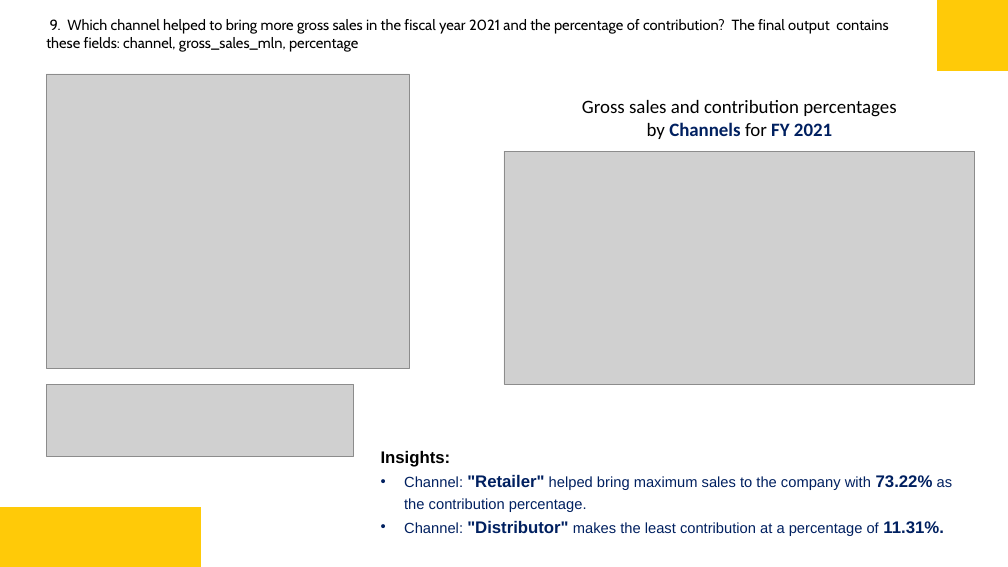
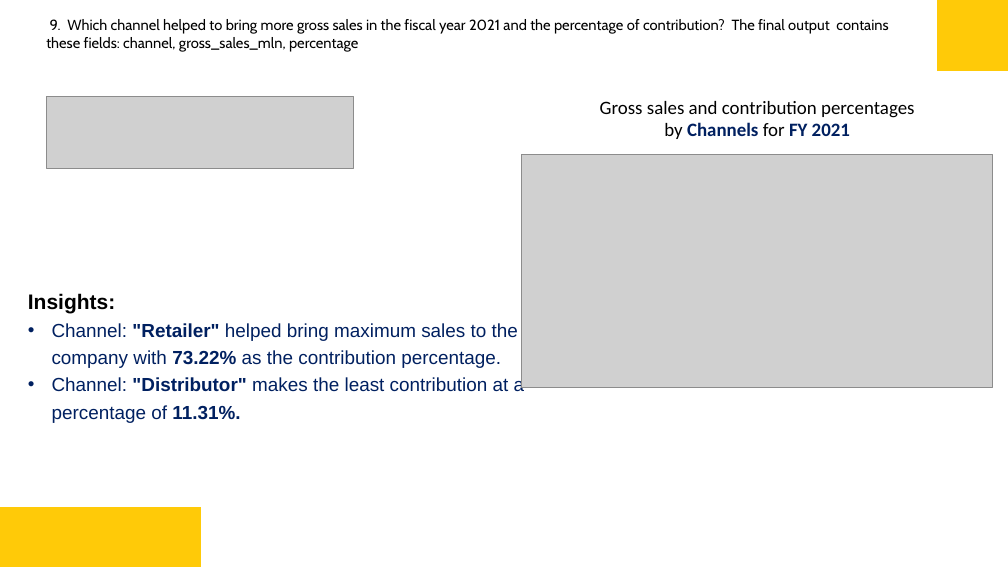
Before and after one commit to saksham77ang/Atliq-consumer-goods, a slide deck: slide 16 of Consumer Goods SQl Powerbi Project.pptx. Drawn at 1008x567 pixels with LibreOffice and Linux fonts; fonts in the diff are those of the drawing; grey boxes stand for pictures. Boxes give left, top, right and bottom in pixels: in the first picture for what was removed or moved away, otherwise in the second. Text is boxed around its words. In the diff, an @@ line names an element or a change of style, - is before the commit and + after.

```diff
--- a/Consumer Goods SQl Powerbi Project.pptx
+++ b/Consumer Goods SQl Powerbi Project.pptx
@@ picture removed at (x1=46, y1=74, x2=409, y2=369) @@
@@ picture moved from (x1=46, y1=384, x2=353, y2=456) to (x1=46, y1=96, x2=353, y2=168) @@
@@ text "Gross sales and contribution percentages ..." moved from (x1=582, y1=100, x2=896, y2=139) to (x1=600, y1=101, x2=914, y2=139) @@
@@ picture moved from (x1=504, y1=151, x2=975, y2=384) to (x1=522, y1=154, x2=993, y2=387) @@
@@ text "Insights:" moved from (x1=381, y1=451, x2=953, y2=536) to (x1=28, y1=293, x2=525, y2=423) @@
@@ text "Insights:" at (x1=28, y1=293, x2=525, y2=423): size 16 to 20 pt in "Insights:"; size 14 to 18 pt in "Channel: helped bring maximum sales to the ...", "Channel: makes the least contribution at a ..."; size 16 to 18 pt in ""Retailer" 73.22%", ""Distributor" 11.31%." @@
```
Also in this commit, not shown: 9 other slides changed.
